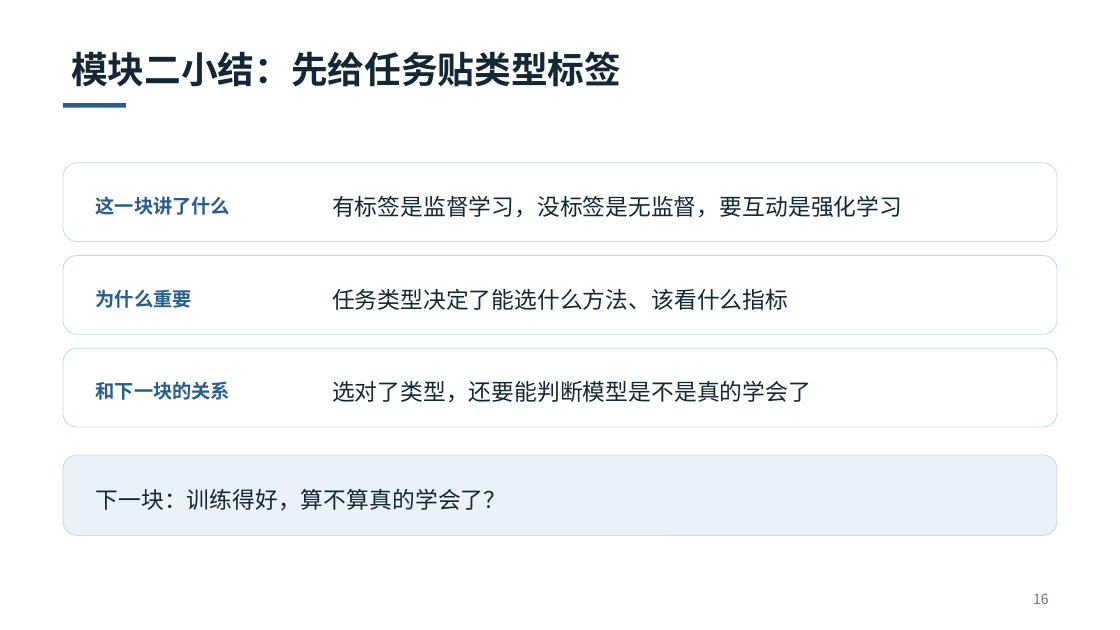
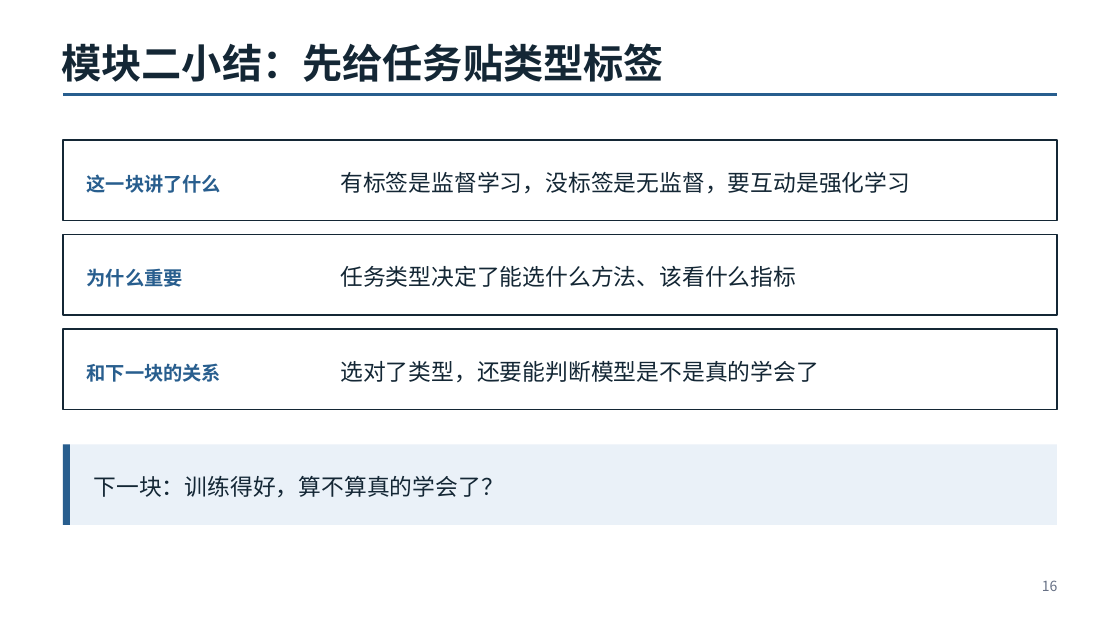
Before and after one commit to fjfjkk2717821463-cpu/Robo-Education-Recruitment, a slide deck: slide 16 of slides/机器学习基础-让程序从数据里找规律.pptx. Drawn at 1120x630 pixels with LibreOffice and Linux fonts; fonts in the diff are those of the drawing. Boxes give left, top, right and bottom in pixels: in the first picture for what was removed or moved away, otherwise in the second. Text is boxed around its words. In the diff, an @@ line names an element or a change of style, - is before the commit and + after.

```diff
--- a/slides/机器学习基础-让程序从数据里找规律.pptx
+++ b/slides/机器学习基础-让程序从数据里找规律.pptx
@@ text "模块二小结：先给任务贴类型标签" at [61, 43, 664, 82]: size 31.5 to 34.5 pt, font Noto Sans CJK JP to Noto Sans CJK SC; line spacing 1.1 to 1 @@
@@ rectangle removed at [63, 103, 126, 108] @@
@@ freeform shape added at [63, 94, 1057, 95], outline #285E8E 3 pt @@
@@ rectangle added at [63, 140, 1057, 221], fill #FFFFFF, outline #142735 1.5 pt @@
@@ rounded rectangle removed at [63, 163, 1057, 242] @@
@@ text "这一块讲了什么": place and size @@
-text "这一块讲了什么" at [96, 196, 230, 215]
+text "这一块讲了什么" at [87, 174, 221, 193]
@@ text "有标签是监督学习，没标签是无监督，要互动是强化学习": place and size @@
-text "有标签是监督学习，没标签是无监督，要互动是强化学习" at [332, 196, 902, 218]
+text "有标签是监督学习，没标签是无监督，要互动是强化学习" at [340, 172, 910, 194]
@@ rectangle added at [63, 234, 1057, 315], fill #FFFFFF, outline #142735 1.5 pt @@
@@ rounded rectangle removed at [63, 255, 1057, 334] @@
@@ text "为什么重要": place and size @@
-text "为什么重要" at [96, 289, 192, 308]
+text "为什么重要" at [87, 268, 183, 287]
@@ text "任务类型决定了能选什么方法、该看什么指标": place and size @@
-text "任务类型决定了能选什么方法、该看什么指标" at [332, 289, 788, 310]
+text "任务类型决定了能选什么方法、该看什么指标" at [340, 266, 796, 287]
@@ rectangle added at [63, 329, 1057, 410], fill #FFFFFF, outline #142735 1.5 pt @@
@@ rounded rectangle removed at [63, 349, 1057, 428] @@
@@ text "选对了类型，还要能判断模型是不是真的学会了": place and size @@
-text "选对了类型，还要能判断模型是不是真的学会了" at [332, 381, 811, 403]
+text "选对了类型，还要能判断模型是不是真的学会了" at [340, 361, 819, 383]
@@ text "和下一块的关系": place and size @@
-text "和下一块的关系" at [96, 381, 230, 400]
+text "和下一块的关系" at [87, 363, 221, 382]
@@ rectangle added at [63, 444, 1057, 525], fill #EAF1F8 @@
@@ rectangle added at [63, 444, 70, 525], fill #285E8E @@
@@ rounded rectangle removed at [63, 455, 1057, 536] @@
@@ font Noto Sans CJK JP to Noto Sans CJK SC; line spacing 1.3 to 1; vertical alignment middle to top in 7 elements at [340, 172, 910, 194], [87, 363, 221, 382], [87, 174, 221, 193], [340, 361, 819, 383], [340, 266, 796, 287], [87, 268, 183, 287], [94, 476, 504, 497] @@
@@ text "下一块：训练得好，算不算真的学会了？": place and size @@
-text "下一块：训练得好，算不算真的学会了？" at [96, 489, 507, 510]
+text "下一块：训练得好，算不算真的学会了？" at [94, 476, 504, 497]
@@ text "16": place and size @@
-text "16" at [1033, 593, 1049, 604]
+text "16" at [1042, 580, 1058, 591]
@@ text "16" at [1042, 580, 1058, 591]: font Noto Sans CJK JP to Noto Sans CJK SC; line spacing 1.3 to 1 @@
```
Also in this commit, not shown: 21 other slides changed, 4 other files.
